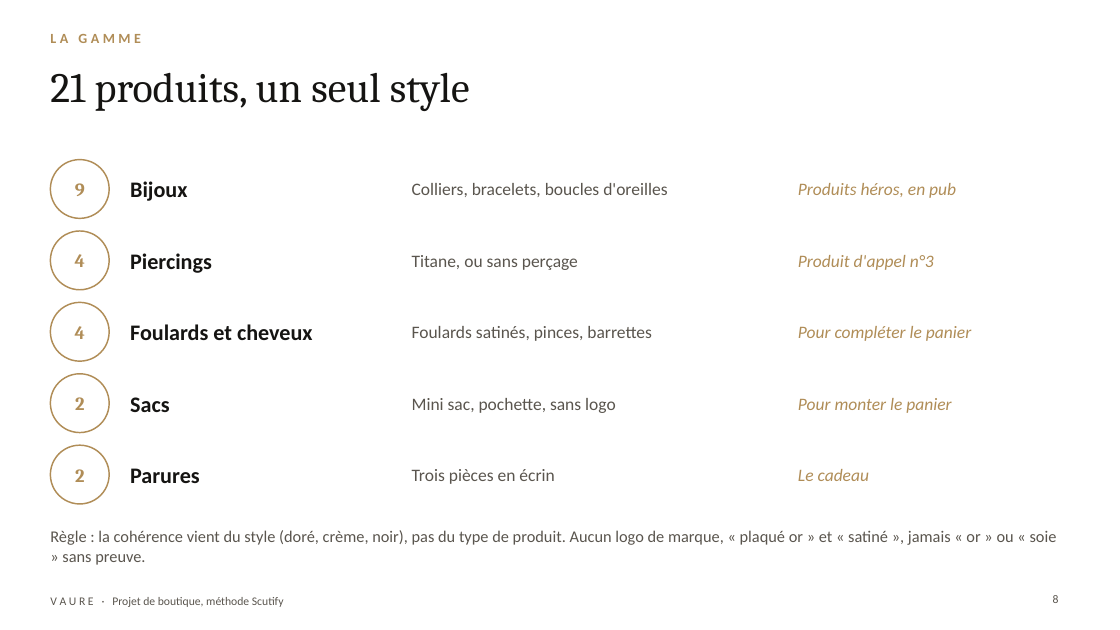
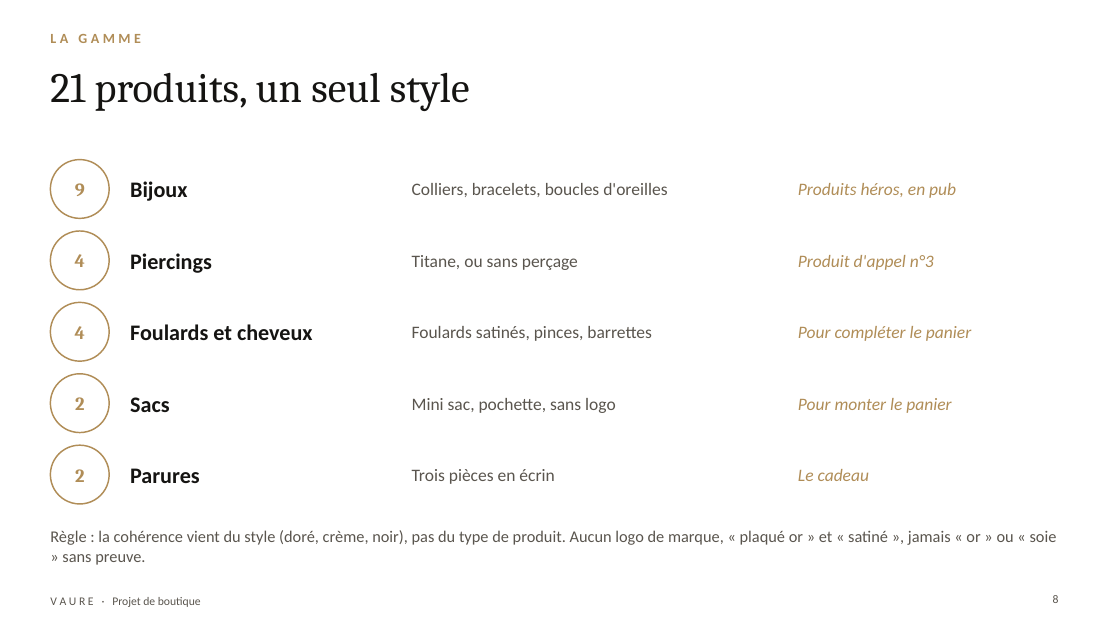
Before and after one commit to jgnrpgn9hd-cmd/Jimy, a slide deck: slide 8 of vaure/presentation/VAURE-presentation.pptx. Drawn at 1120x630 pixels with LibreOffice and Linux fonts; fonts in the diff are those of the drawing. Boxes give left, top, right and bottom in pixels: in the first picture for what was removed or moved away, otherwise in the second. Text is boxed around its words. In the diff, an @@ line names an element or a change of style, - is before the commit and + after.

```diff
--- a/vaure/presentation/VAURE-presentation.pptx
+++ b/vaure/presentation/VAURE-presentation.pptx
@@ text at (50,597,201,607): text changed @@
-V A U R E · Projet de boutique, méthode Scutify
+V A U R E · Projet de boutique
```
Also in this commit, not shown: 11 other slides changed, 1 other file.
